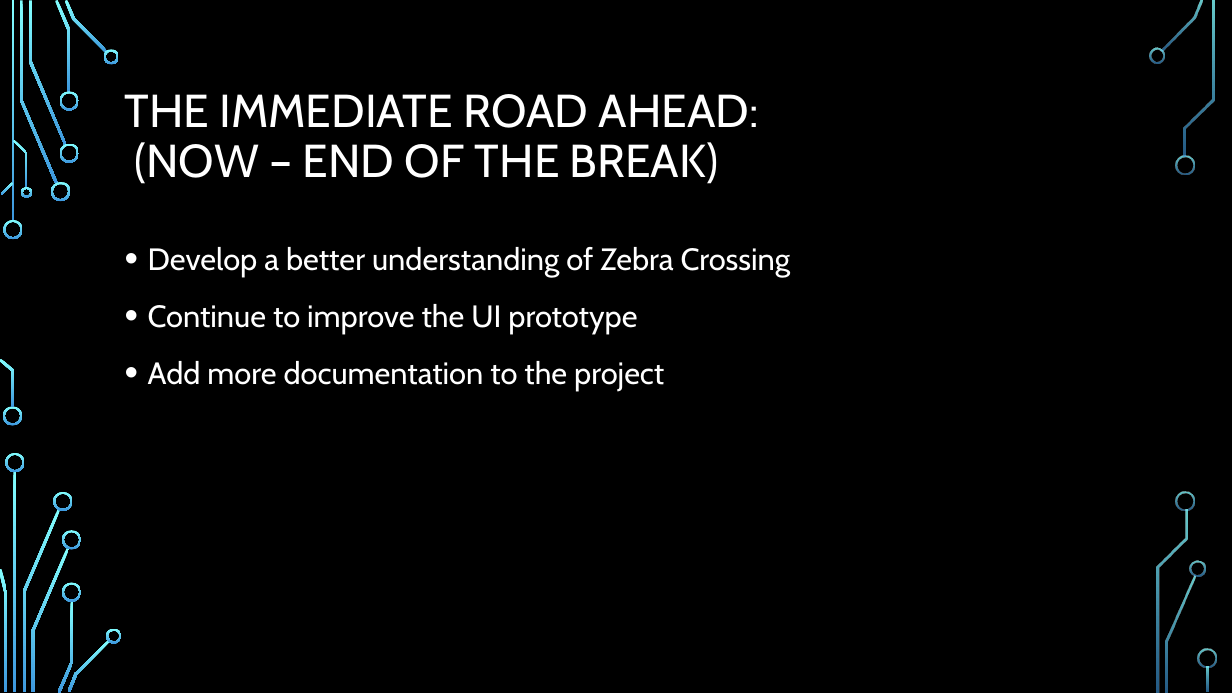
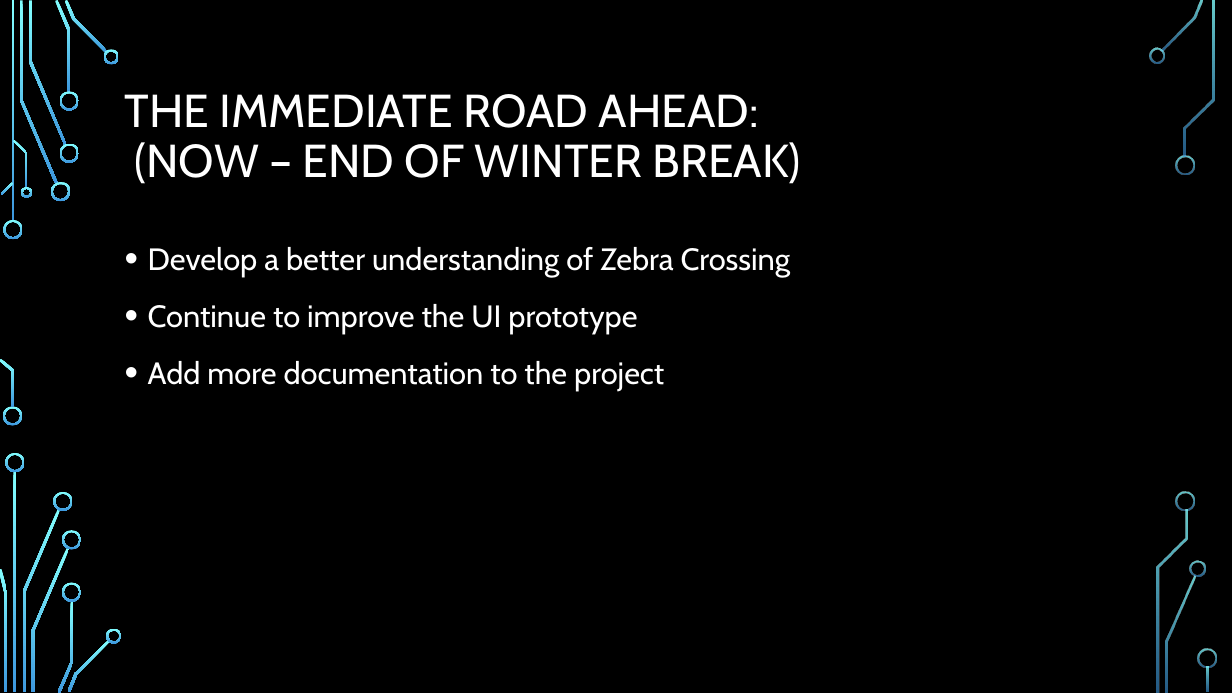
Before and after one commit to frozenNodak/InventoryManagement491, a slide deck: slide 10 of Inventory Management System demo draft.pptx. Drawn at 1232x693 pixels with LibreOffice and Linux fonts; fonts in the diff are those of the drawing; background and template pictures are left out. Boxes give left, top, right and bottom in pixels: in the first picture for what was removed or moved away, otherwise in the second. Text is boxed around its words. In the diff, an @@ line names an element or a change of style, - is before the commit and + after.

```diff
--- a/Inventory Management System demo draft.pptx
+++ b/Inventory Management System demo draft.pptx
@@ title at <box>125,94,801,184</box>: text changed @@
-THE IMMEDIATE ROAD AHEAD:
-(NOW – END OF THE BREAK)
+THE IMMEDIATE ROAD AHEAD:
+(NOW – END OF WINTER BREAK)
```
Also in this commit, not shown: 3 other slides changed.
